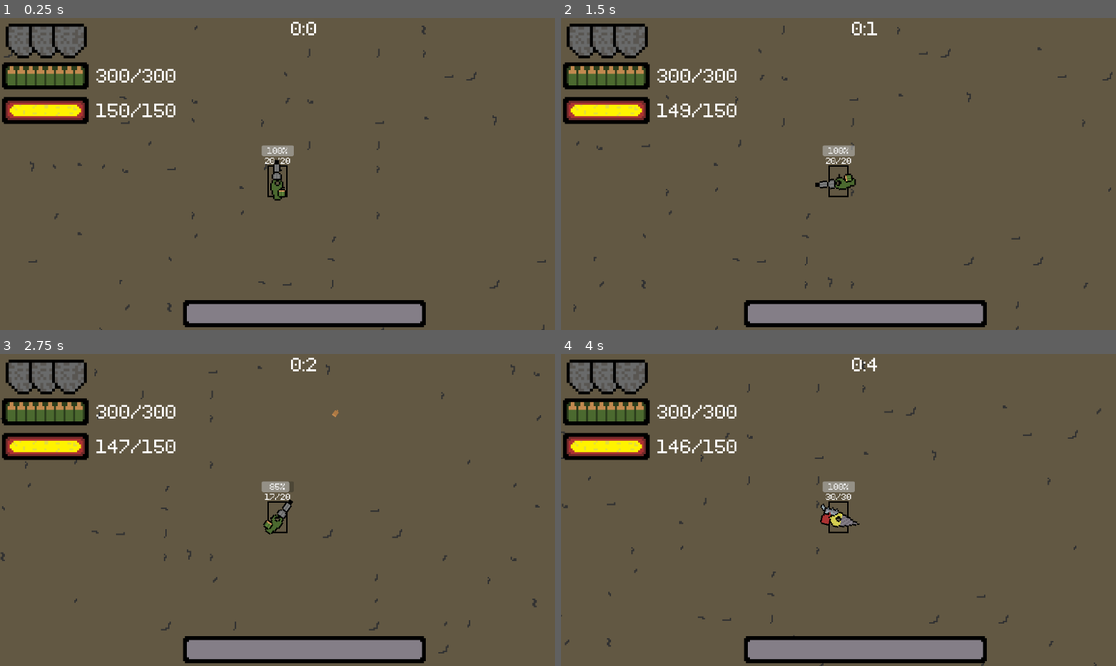
Above: before the commit, frames 1-4 (two rows, left to right).
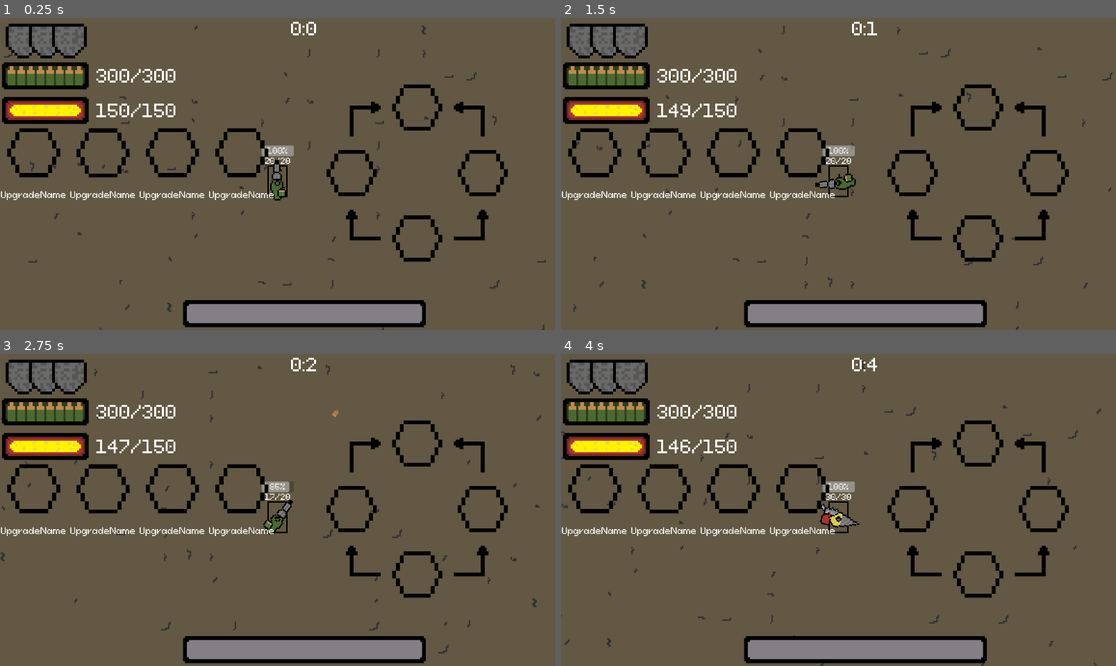
Above: after the commit, the same moments.

Repository: NikitinMaksim/Coursework_2023
Game: Godot game, scene res://Main_scene.tscn
Two runs of this game, one before a commit and one after it. Both use one fixed random seed, a clock stepped at 60 frames per second and the inputs below.
Inputs (mouse positions are in pixels of both pictures, inside the frame that each line leads up to):
- Up to frame 1 (0.25 s): no input
- Up to frame 2 (1.5 s): tap Enter at 0.5 s; move the mouse to (960, 158) at 0.52 s; hold D (move_right) 0.53-1.28 s; tap Space (LevelUp) at 0.6, 1.25, 1.35 s; move the mouse to (727, 189) at 1.27 s; hold S (move_down) from 1.28 s (still down)
- Up to frame 3 (2.75 s): move the mouse to (333, 441) at 2.02 s; release S (move_down) at 2.03 s; press the mouse at (333, 441) at 2.03 s; hold D (move_right) from 2.03 s (still down); tap Space (LevelUp) at 2.3 s
- Up to frame 4 (4 s): move the mouse to (810, 572) at 2.77 s; release D (move_right) at 2.78 s; release the mouse at (810, 572) at 2.78 s; hold W (move_up) 2.78-3.53 s; tap E (swap_weapon) at 2.85 s; tap Space (LevelUp) at 3.05, 3.6 s; move the mouse to (1005, 556) at 3.52 s; hold A (move_left) from 3.53 s (still down)

The runs differ from the first frame. In frame 1, 3.9% of the frame differs, in the area x 0-92%, y 21-79%; in frame 2, 3.9%; in frame 3, 3.9%; in frame 4, 3.9%.
Error after the commit: Invalid access to property or key 'Damage_1' on a base object of type 'Dictionary'. (res://Upgrades/UpgradeSystem.gd:35)

Commit message:
Upgrades Framework done

Diff:
--- a/Turn up the heat/Main_scene.tscn
+++ b/Turn up the heat/Main_scene.tscn
@@ -5,8 +5,8 @@
 [ext_resource type="Resource" uid="uid://ndvyfpcxgqp6" path="res://Resources/Bodys/Standart_body.tres" id="2_tntu8"]
 [ext_resource type="PackedScene" uid="uid://bxcoi4elsladh" path="res://Upgrades/upgrade_system.tscn" id="3_x44yi"]
 [ext_resource type="PackedScene" uid="uid://cempmouod714f" path="res://UI/UI.tscn" id="5_ggsaw"]
+[ext_resource type="PackedScene" uid="uid://cw4qhjpu3l22j" path="res://Upgrades/upgrade_menu.tscn" id="6_ftkms"]
 [ext_resource type="Script" path="res://PauseHandler.gd" id="6_mo24r"]
-[ext_resource type="PackedScene" uid="uid://ddal54pitmr57" path="res://Upgrades/upgrade_ui.tscn" id="6_quytk"]
 [ext_resource type="PackedScene" uid="uid://gofj5cok8h7p" path="res://PauseUI.tscn" id="6_rkr2n"]
 [ext_resource type="Script" path="res://Ai_director.gd" id="8_mgqav"]
 
@@ -245,8 +245,12 @@
 anchor_right = 0.5
 anchor_bottom = 0.5
 
-[node name="UpgradeUI" parent="CanvasLayer" instance=ExtResource("6_quytk")]
-visible = false
+[node name="UpgradeUI" parent="CanvasLayer" instance=ExtResource("6_ftkms")]
+process_mode = 2
+anchors_preset = -1
+anchor_right = 0.5
+anchor_bottom = 0.498
+offset_bottom = 0.29599
 
 [node name="PauseHandler" type="Node" parent="CanvasLayer"]
 process_mode = 3
--- a/Turn up the heat/Player/Player.gd
+++ b/Turn up the heat/Player/Player.gd
@@ -80,6 +80,7 @@
 	SignalBus.repair_armor.connect(Callable(_repair_armor.bind()))
 	SignalBus.player_hurt.connect(Callable(hurt.bind()))
 	SignalBus.add_exp.connect(Callable(get_exp.bind()))
+	SignalBus.modify_player_stats.connect(Callable(change_stats.bind()))
 
 func _process(_delta):
 	update_animation_parameters()
@@ -258,3 +259,9 @@
 		level_up.emit()
 		total_exp -= exp_till_next_lvl
 	set_exp_ui.emit(total_exp)
+
+func change_stats(stat,value):
+	if typeof(value)==TYPE_INT:
+		modifiers[stat]+=value
+	else:
+		modifiers[stat]=value
--- a/Turn up the heat/Upgrades/Damage_1.gd
+++ /dev/null
@@ -1,5 +0,0 @@
-extends Upgrade
-
-func OnTake():
-	for Child in ChildUpgrades:
-		Child.reparent(get_parent())
--- a/Turn up the heat/Upgrades/Damage_2.gd
+++ /dev/null
@@ -1 +0,0 @@
-extends Upgrade
--- a/Turn up the heat/Upgrades/Damage_3.gd
+++ /dev/null
@@ -1 +0,0 @@
-extends Upgrade
--- /dev/null
+++ b/Turn up the heat/Upgrades/SingleUpgrade.tscn
@@ -0,0 +1,26 @@
+[gd_scene load_steps=4 format=3 uid="uid://cgauaexlu37lh"]
+
+[ext_resource type="Texture2D" uid="uid://ryi8slhtf2pb" path="res://Upgrades/Sprites/Empty_upgrade.png" id="1_avj30"]
+[ext_resource type="FontFile" uid="uid://bfqjdaot25jm4" path="res://UI/PixeloidSans-mLxMm.ttf" id="2_gq1gm"]
+
+[sub_resource type="LabelSettings" id="LabelSettings_ii7d6"]
+font = ExtResource("2_gq1gm")
+font_size = 9
+
+[node name="Upgrade" type="VBoxContainer"]
+size_flags_vertical = 0
+alignment = 1
+
+[node name="TextureRect" type="TextureRect" parent="."]
+custom_minimum_size = Vector2(64, 64)
+layout_mode = 2
+texture = ExtResource("1_avj30")
+expand_mode = 5
+
+[node name="UpgradeName" type="Label" parent="."]
+layout_mode = 2
+text = "UpgradeName"
+label_settings = SubResource("LabelSettings_ii7d6")
+
+[node name="UpgradeDescription" type="Label" parent="."]
+layout_mode = 2
--- a/Turn up the heat/Upgrades/Upgrade.gd
+++ b/Turn up the heat/Upgrades/Upgrade.gd
@@ -1,9 +1,17 @@
 extends Node
 class_name Upgrade
 
-@export var Name: String
-@export var Icon: AtlasTexture
+@export var Info: UpgradeInfo
 @export var ChildUpgrades: Array[Upgrade]
 
 func OnTake():
-	pass
+	for Child in ChildUpgrades:
+		if Child in $"../StashedUpgrades".get_children():
+			Child.reparent(get_parent())
+	for stat in Info.stats:
+		if typeof(Info.stats[stat])==TYPE_INT:
+			if Info.stats[stat]!=0:
+				SignalBus.modify_player_stats.emit(stat,Info.stats[stat])
+		else:
+			if Info.stats[stat]!=false:
+				SignalBus.modify_player_stats.emit(stat,Info.stats[stat])
--- a/Turn up the heat/Upgrades/UpgradeInfo.gd
+++ b/Turn up the heat/Upgrades/UpgradeInfo.gd
@@ -3,3 +3,24 @@
 
 @export var image: Texture2D
 @export var name: String
+@export_multiline var description: String
+@export var stats = {
+	"damage":0,
+	"attack_speed":0,
+	"pierce":0,
+	"max_ammo":0,
+	"magazine_size":0,
+	"bounce":0,
+	"projectile":0,
+	"spread":0,
+	"max_fuel":0,
+	"speed":0,
+	"is_split_active":false,
+	"is_backwards_fire_active":false,
+	"is_rampup_active":false,
+	"is_armor_crafting_active":false,
+	"is_rage_active":false,
+	"is_armor_to_damage_active":false,
+	"is_ammo_crafting_active":false,
+	"is_fuel_drops_active":false
+}
--- a/Turn up the heat/Upgrades/UpgradeSystem.gd
+++ b/Turn up the heat/Upgrades/UpgradeSystem.gd
@@ -1,28 +1,40 @@
 extends Node
 
 var upgrades_available: Dictionary = {}
-var upgrades_stashed: Dictionary = {}
 var upgrades_to_spend: int = 0
 
 signal hide_lvlup_notif()
 
-func _process(delta):
-	if Input.is_action_just_pressed("LevelUp") and upgrades_to_spend>0:
-		level_up()
+func _process(_delta):
+	#if Input.is_action_just_pressed("LevelUp") and upgrades_to_spend>0:
+		#level_up()
+	if Input.is_action_just_pressed("LevelUp"):
+		take_upgrade("Damage_1")
+		take_upgrade("Damage_2")
+		take_upgrade("Damage_3")
 
 func _ready():
+	#TODO
+	#Перед запуском скомпилировать все деревья апгрейдов и отправить в UpgradeUI для ускорения отрисовки во время игры
+	ListAvailableUpgrades()
+
+func ListAvailableUpgrades():
+	upgrades_available.clear()
 	for child in get_children():
 		if child is Upgrade:
 			upgrades_available[child.name] = child
 
-#Сделать добавление новых улучшений при выборе через reparent, дописать интерфейс улучшений, сделать тестовые спрайты
-
 func level_up():
 	hide_lvlup_notif.emit()
+	#TODO
+	#Выбрать 2(Или 3) апгрейда случайным образом, передать их в UpgradeUI
+	#В UpgradeUI выставить три апгрейда и вернуть выбранный
 
 func take_upgrade(upgrade_name):
 	upgrades_to_spend -= 1
 	upgrades_available[upgrade_name].OnTake()
+	upgrades_available[upgrade_name].reparent($TakenUpgrades)
+	ListAvailableUpgrades()
 
 func _on_player_level_up():
 	upgrades_to_spend += 1
--- /dev/null
+++ b/Turn up the heat/Upgrades/Upgrades_Stats/Damage_1.tres
@@ -0,0 +1,28 @@
+[gd_resource type="Resource" script_class="UpgradeInfo" load_steps=2 format=3 uid="uid://8tkt1j6aag0k"]
+
+[ext_resource type="Script" path="res://Upgrades/UpgradeInfo.gd" id="1_o1mku"]
+
+[resource]
+script = ExtResource("1_o1mku")
+name = ""
+description = ""
+stats = {
+"attack_speed": 0,
+"bounce": 0,
+"damage": 0,
+"is_ammo_crafting_active": false,
+"is_armor_crafting_active": false,
+"is_armor_to_damage_active": false,
+"is_backwards_fire_active": false,
+"is_fuel_drops_active": false,
+"is_rage_active": false,
+"is_rampup_active": false,
+"is_split_active": false,
+"magazine_size": 0,
+"max_ammo": 0,
+"max_fuel": 0,
+"pierce": 0,
+"projectile": 0,
+"speed": 0,
+"spread": 0
+}
--- /dev/null
+++ b/Turn up the heat/Upgrades/Upgrades_Stats/Damage_2.tres
@@ -0,0 +1,28 @@
+[gd_resource type="Resource" script_class="UpgradeInfo" load_steps=2 format=3 uid="uid://dr5lkiy201136"]
+
+[ext_resource type="Script" path="res://Upgrades/UpgradeInfo.gd" id="1_vptb6"]
+
+[resource]
+script = ExtResource("1_vptb6")
+name = ""
+description = ""
+stats = {
+"attack_speed": 0,
+"bounce": 0,
+"damage": 0,
+"is_ammo_crafting_active": false,
+"is_armor_crafting_active": false,
+"is_armor_to_damage_active": false,
+"is_backwards_fire_active": false,
+"is_fuel_drops_active": false,
+"is_rage_active": false,
+"is_rampup_active": false,
+"is_split_active": false,
+"magazine_size": 0,
+"max_ammo": 0,
+"max_fuel": 0,
+"pierce": 0,
+"projectile": 0,
+"speed": 0,
+"spread": 0
+}
--- /dev/null
+++ b/Turn up the heat/Upgrades/Upgrades_Stats/Damage_3.tres
@@ -0,0 +1,28 @@
+[gd_resource type="Resource" script_class="UpgradeInfo" load_steps=2 format=3 uid="uid://cp1sgmhp0jvym"]
+
+[ext_resource type="Script" path="res://Upgrades/UpgradeInfo.gd" id="1_w6xrv"]
+
+[resource]
+script = ExtResource("1_w6xrv")
+name = ""
+description = ""
+stats = {
+"attack_speed": 0,
+"bounce": 0,
+"damage": 0,
+"is_ammo_crafting_active": false,
+"is_armor_crafting_active": false,
+"is_armor_to_damage_active": false,
+"is_backwards_fire_active": false,
+"is_fuel_drops_active": false,
+"is_rage_active": false,
+"is_rampup_active": false,
+"is_split_active": false,
+"magazine_size": 0,
+"max_ammo": 0,
+"max_fuel": 0,
+"pierce": 0,
+"projectile": 0,
+"speed": 0,
+"spread": 0
+}
--- /dev/null
+++ b/Turn up the heat/Upgrades/Upgrades_Stats/Damage_4.tres
@@ -0,0 +1,28 @@
+[gd_resource type="Resource" script_class="UpgradeInfo" load_steps=2 format=3 uid="uid://dguulp8qrrlwh"]
+
+[ext_resource type="Script" path="res://Upgrades/UpgradeInfo.gd" id="1_rjvon"]
+
+[resource]
+script = ExtResource("1_rjvon")
+name = ""
+description = ""
+stats = {
+"attack_speed": 0,
+"bounce": 0,
+"damage": 0,
+"is_ammo_crafting_active": false,
+"is_armor_crafting_active": false,
+"is_armor_to_damage_active": false,
+"is_backwards_fire_active": false,
+"is_fuel_drops_active": false,
+"is_rage_active": false,
+"is_rampup_active": false,
+"is_split_active": false,
+"magazine_size": 0,
+"max_ammo": 0,
+"max_fuel": 0,
+"pierce": 0,
+"projectile": 0,
+"speed": 0,
+"spread": 0
+}
--- a/Turn up the heat/Upgrades/upgrade_menu.tscn
+++ b/Turn up the heat/Upgrades/upgrade_menu.tscn
@@ -1,4 +1,11 @@
-[gd_scene format=3 uid="uid://cw4qhjpu3l22j"]
+[gd_scene load_steps=7 format=3 uid="uid://cw4qhjpu3l22j"]
+
+[ext_resource type="PackedScene" uid="uid://cgauaexlu37lh" path="res://Upgrades/SingleUpgrade.tscn" id="1_3k6vd"]
+[ext_resource type="Texture2D" uid="uid://cnnacn2wp6cfw" path="res://Upgrades/Sprites/Up_right_arrow.png" id="1_36mcv"]
+[ext_resource type="Texture2D" uid="uid://ryi8slhtf2pb" path="res://Upgrades/Sprites/Empty_upgrade.png" id="1_kjlnq"]
+[ext_resource type="Texture2D" uid="uid://bd1rl4mnky1jx" path="res://Upgrades/Sprites/Up_left_arrow.png" id="3_uetcr"]
+[ext_resource type="Texture2D" uid="uid://bwqkj2q4voult" path="res://Upgrades/Sprites/Left_up_arrow.png" id="4_s0lv1"]
+[ext_resource type="Texture2D" uid="uid://drcvvc7un6r4n" path="res://Upgrades/Sprites/Right_up_arrow.png" id="5_wxx3n"]
 
 [node name="UpgradeMenu" type="Control"]
 layout_mode = 3
@@ -7,3 +14,79 @@
 anchor_bottom = 1.0
 grow_horizontal = 2
 grow_vertical = 2
+
+[node name="Columns" type="HBoxContainer" parent="."]
+layout_mode = 1
+anchors_preset = 15
+anchor_right = 1.0
+anchor_bottom = 1.0
+grow_horizontal = 2
+grow_vertical = 2
+
+[node name="Upgrades" type="HBoxContainer" parent="Columns"]
+layout_mode = 2
+size_flags_horizontal = 3
+size_flags_vertical = 4
+alignment = 1
+
+[node name="Upgrade" parent="Columns/Upgrades" instance=ExtResource("1_3k6vd")]
+layout_mode = 2
+
+[node name="Upgrade2" parent="Columns/Upgrades" instance=ExtResource("1_3k6vd")]
+layout_mode = 2
+
+[node name="Upgrade3" parent="Columns/Upgrades" instance=ExtResource("1_3k6vd")]
+layout_mode = 2
+
+[node name="Upgrade4" parent="Columns/Upgrades" instance=ExtResource("1_3k6vd")]
+layout_mode = 2
+
+[node name="GridContainer" type="GridContainer" parent="Columns"]
+layout_mode = 2
+size_flags_horizontal = 6
+size_flags_vertical = 4
+columns = 3
+
+[node name="UpRigthArrow" type="TextureRect" parent="Columns/GridContainer"]
+custom_minimum_size = Vector2(64, 64)
+layout_mode = 2
+texture = ExtResource("1_36mcv")
+
+[node name="T3Upgrade" type="TextureRect" parent="Columns/GridContainer"]
+custom_minimum_size = Vector2(64, 64)
+layout_mode = 2
+texture = ExtResource("1_kjlnq")
+
+[node name="UpLeftArrow" type="TextureRect" parent="Columns/GridContainer"]
+custom_minimum_size = Vector2(64, 64)
+layout_mode = 2
+texture = ExtResource("3_uetcr")
+
+[node name="T2LUpgrade" type="TextureRect" parent="Columns/GridContainer"]
+custom_minimum_size = Vector2(64, 64)
+layout_mode = 2
+texture = ExtResource("1_kjlnq")
+
+[node name="EmptyCenter" type="TextureRect" parent="Columns/GridContainer"]
+custom_minimum_size = Vector2(64, 64)
+layout_mode = 2
+
+[node name="T2RUpgrade" type="TextureRect" parent="Columns/GridContainer"]
+custom_minimum_size = Vector2(64, 64)
+layout_mode = 2
+texture = ExtResource("1_kjlnq")
+
+[node name="LeftUpArrow" type="TextureRect" parent="Columns/GridContainer"]
+custom_minimum_size = Vector2(64, 64)
+layout_mode = 2
+texture = ExtResource("4_s0lv1")
+
+[node name="T1Upgrade" type="TextureRect" parent="Columns/GridContainer"]
+custom_minimum_size = Vector2(64, 64)
+layout_mode = 2
+texture = ExtResource("1_kjlnq")
+
+[node name="RigthUpArrow" type="TextureRect" parent="Columns/GridContainer"]
+custom_minimum_size = Vector2(64, 64)
+layout_mode = 2
+texture = ExtResource("5_wxx3n")
--- a/Turn up the heat/Upgrades/upgrade_system.tscn
+++ b/Turn up the heat/Upgrades/upgrade_system.tscn
@@ -1,21 +1,34 @@
-[gd_scene load_steps=5 format=3 uid="uid://bxcoi4elsladh"]
+[gd_scene load_steps=7 format=3 uid="uid://bxcoi4elsladh"]
 
 [ext_resource type="Script" path="res://Upgrades/UpgradeSystem.gd" id="1_n52ki"]
-[ext_resource type="Script" path="res://Upgrades/Damage_1.gd" id="2_4dyod"]
-[ext_resource type="Script" path="res://Upgrades/Damage_2.gd" id="3_swaks"]
-[ext_resource type="Script" path="res://Upgrades/Damage_3.gd" id="4_bql47"]
+[ext_resource type="Script" path="res://Upgrades/Upgrade.gd" id="2_2pjpm"]
+[ext_resource type="Resource" uid="uid://8tkt1j6aag0k" path="res://Upgrades/Upgrades_Stats/Damage_1.tres" id="3_7be80"]
+[ext_resource type="Resource" uid="uid://dr5lkiy201136" path="res://Upgrades/Upgrades_Stats/Damage_2.tres" id="4_63ldo"]
+[ext_resource type="Resource" uid="uid://cp1sgmhp0jvym" path="res://Upgrades/Upgrades_Stats/Damage_3.tres" id="5_ia5gl"]
+[ext_resource type="Resource" uid="uid://dguulp8qrrlwh" path="res://Upgrades/Upgrades_Stats/Damage_4.tres" id="6_mo2s7"]
 
 [node name="UpgradeSystem" type="Node"]
 script = ExtResource("1_n52ki")
 
 [node name="Damage_1" type="Node" parent="." node_paths=PackedStringArray("ChildUpgrades")]
-script = ExtResource("2_4dyod")
+script = ExtResource("2_2pjpm")
+Info = ExtResource("3_7be80")
 ChildUpgrades = [NodePath("../StashedUpgrades/Damage_2"), NodePath("../StashedUpgrades/Damage_3")]
 
 [node name="StashedUpgrades" type="Node" parent="."]
 
-[node name="Damage_2" type="Node" parent="StashedUpgrades"]
-script = ExtResource("3_swaks")
+[node name="Damage_2" type="Node" parent="StashedUpgrades" node_paths=PackedStringArray("ChildUpgrades")]
+script = ExtResource("2_2pjpm")
+Info = ExtResource("4_63ldo")
+ChildUpgrades = [NodePath("../Damage_4")]
 
-[node name="Damage_3" type="Node" parent="StashedUpgrades"]
-script = ExtResource("4_bql47")
+[node name="Damage_3" type="Node" parent="StashedUpgrades" node_paths=PackedStringArray("ChildUpgrades")]
+script = ExtResource("2_2pjpm")
+Info = ExtResource("5_ia5gl")
+ChildUpgrades = [NodePath("../Damage_4")]
+
+[node name="Damage_4" type="Node" parent="StashedUpgrades"]
+script = ExtResource("2_2pjpm")
+Info = ExtResource("6_mo2s7")
+
+[node name="TakenUpgrades" type="Node" parent="."]
Binary file added: Turn up the heat/Upgrades/Sprites/Empty_upgrade.png
Not shown, added: Turn up the heat/Upgrades/Sprites/Empty_upgrade.png.import
Binary file added: Turn up the heat/Upgrades/Sprites/Left_up_arrow.png
Not shown, added: Turn up the heat/Upgrades/Sprites/Left_up_arrow.png.import
Binary file added: Turn up the heat/Upgrades/Sprites/Right_up_arrow.png
Not shown, added: Turn up the heat/Upgrades/Sprites/Right_up_arrow.png.import
Binary file added: Turn up the heat/Upgrades/Sprites/Up_left_arrow.png
Not shown, added: Turn up the heat/Upgrades/Sprites/Up_left_arrow.png.import
Binary file added: Turn up the heat/Upgrades/Sprites/Up_right_arrow.png
Not shown, added: Turn up the heat/Upgrades/Sprites/Up_right_arrow.png.import
Not shown, added: ~WRL2569.tmp
Not shown, changed: Дизайн документ.docx
(and 10 more such lines)
